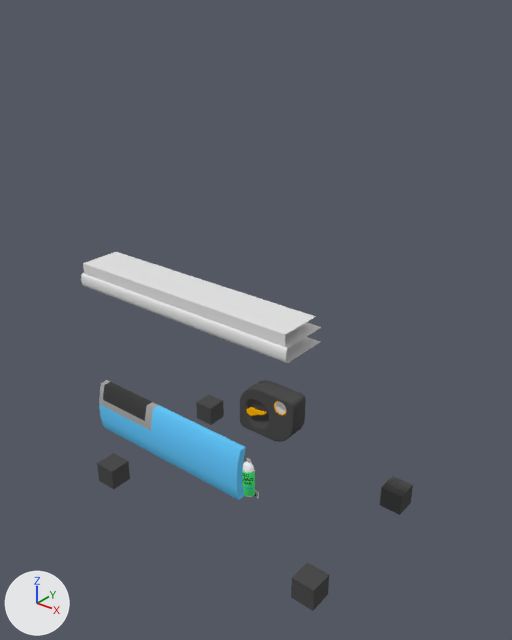
Before and after pictures for a commit that changed the Blender file resources/models/Vending Machine/Vending_Machine.blend.
The view is the same before and after, from a 50 mm camera at (3.24, -3.98, 4.21) aimed at (0.08, -0.04, 1.77). The lights are fixed; the arrows at lower left show +X, +Y and +Z.

Names of what the first picture shows: 'Button_Shelf', 'Door', 'Legs', 'PayFrame', 'Shelf'.
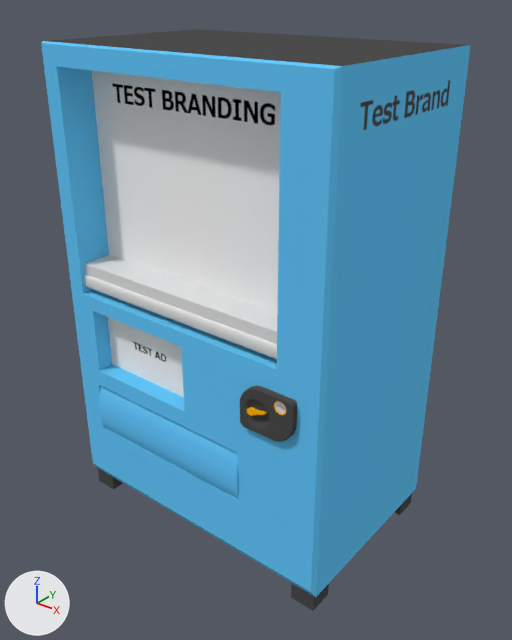
Location of each change, [x1, y1, x2, y2] in pixels of the pictures (512 x 640 px):
'Machine', shown: after [41, 29, 471, 597]
part 1 of me_cube_004, surface changed (grey to blue): before [99, 380, 246, 500]; after [99, 386, 238, 499]
'Legs', unchanged, covered by the edit: before [97, 394, 413, 611]; after [98, 468, 412, 611]

What changed in the scene script:
```text
Change me_cube_004:
    where me_cube_004.from_pydata(...)  # 20 vertices, 14 faces; spans x -1.0..0.52, y -2.64..0.76, z -1.92..0.08
    used by ob_door; location = (0.0, -0.734, 1.113); scale = (1.0, 0.0321, 0.217)
    me_cube_004 part 1: texture (UV) coordinates of 14 of 14 faces, centred in x -1.0..0.52, y -2.58..-0.24, z -1.92..0.08, changed; they spanned u 0.63..0.85, v 0.53..0.59 and now span u 0.63..0.85, v 0.68..0.74
Change ob_machine:
    remove ob_machine.hide_set(True)
```
